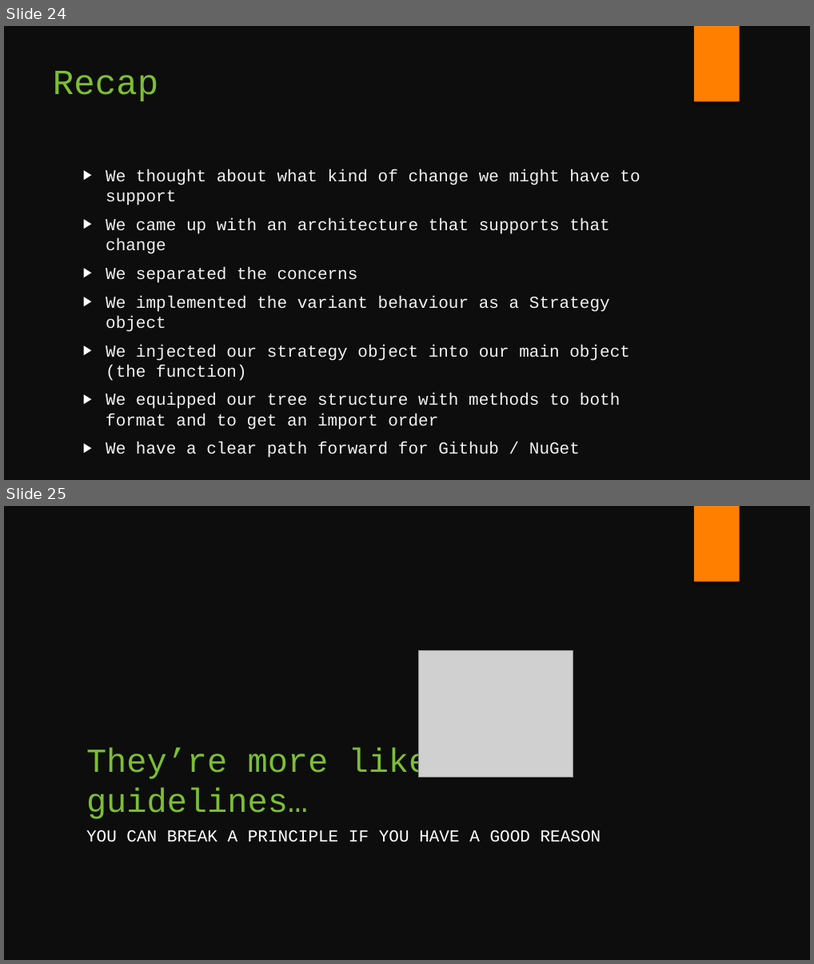
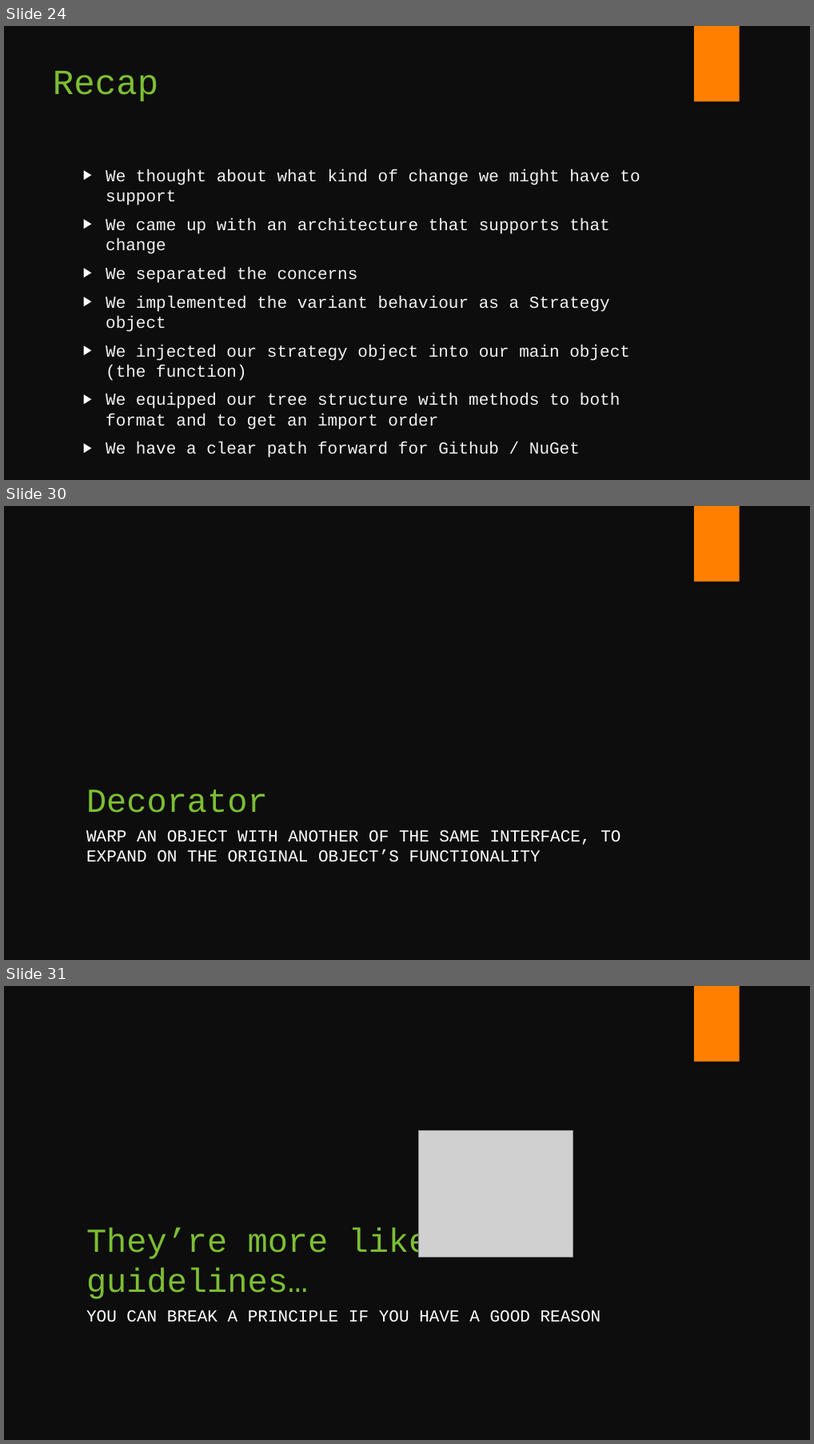
Before and after one commit to fsackur/Powershell-and-SE, a slide deck: Death by powerpoint.pptx. Shown one above the other, each under a label of ours: slides 24 and 25 before the commit, slides 24, 30 and 31 after it; the slides between them are not shown. The pictures are 814x964 and 814x1444 pixels, drawn with LibreOffice and Linux fonts; fonts in the diff are those of the drawing; grey boxes stand for pictures. Boxes give left, top, right and bottom in pixels: in the first picture for what was removed or moved away, otherwise in the second. Text is boxed around its words. In the diff, an @@ line names an element or a change of style, - is before the commit and + after.

```diff
--- a/Death by powerpoint.pptx
+++ b/Death by powerpoint.pptx
@@ slide 30 added at [4, 506, 810, 960], background #0D0D0D; not listed: 1 template element that a slide beside it also shows @@
@@ title added at [86, 789, 268, 812], 40 pt, text #7CBF33 @@
+Decorator
@@ text added at [86, 830, 621, 862], 20 pt, text #FFFFFF @@
+WARP AN OBJECT WITH ANOTHER OF THE SAME INTERFACE, TO EXPAND ON THE ORIGINAL OBJECT’S FUNCTIONALITY
@@ what was slide 25 is now slide 31 @@
```
Also in this commit, not shown: 1 slide changed, 5 other slides added.
